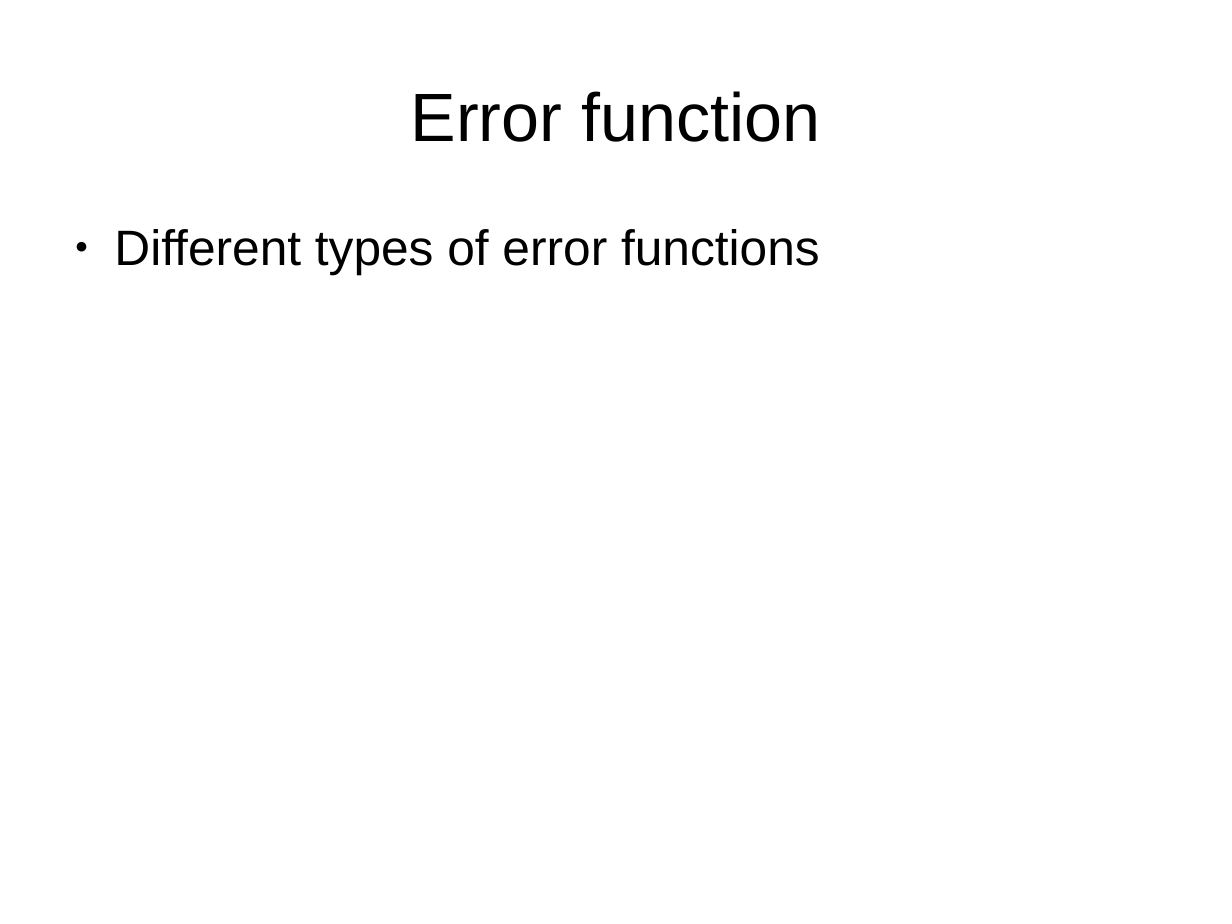
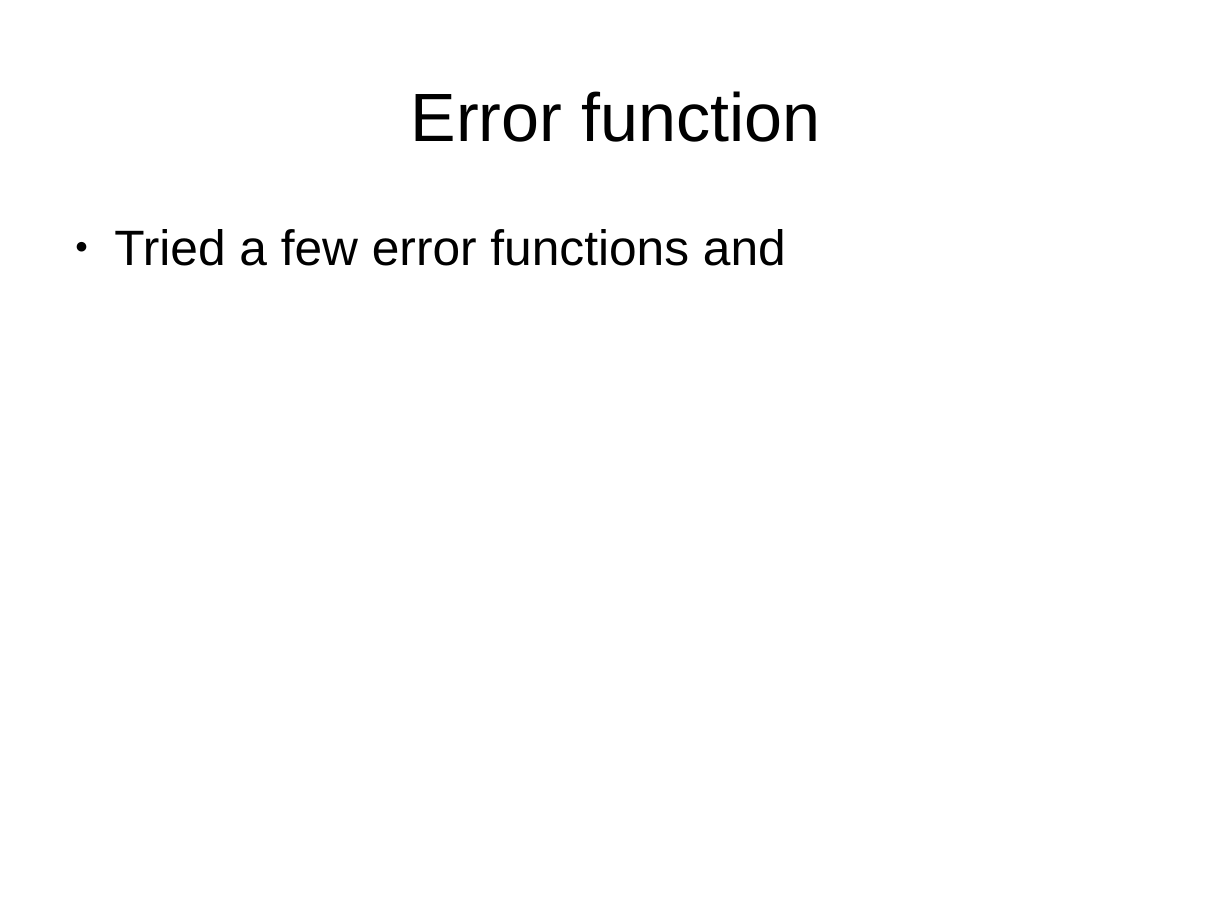
Before and after one commit to anmolmishra1997/Optimal-Bidding, a slide deck: slide 20 of presentation.odp (slide 9 before the commit). Drawn at 1232x924 pixels with LibreOffice and Linux fonts; fonts in the diff are those of the drawing. Boxes give left, top, right and bottom in pixels: in the first picture for what was removed or moved away, otherwise in the second. Text is boxed around its words. In the diff, an @@ line names an element or a change of style, - is before the commit and + after.

```diff
--- a/presentation.odp
+++ b/presentation.odp
@@ text at (114, 229, 786, 266): text changed @@
-● Different types of error functions
+● Tried a few error functions and
```
Also in this commit, not shown: 3 other slides changed, 11 slides added, 28 other files.
